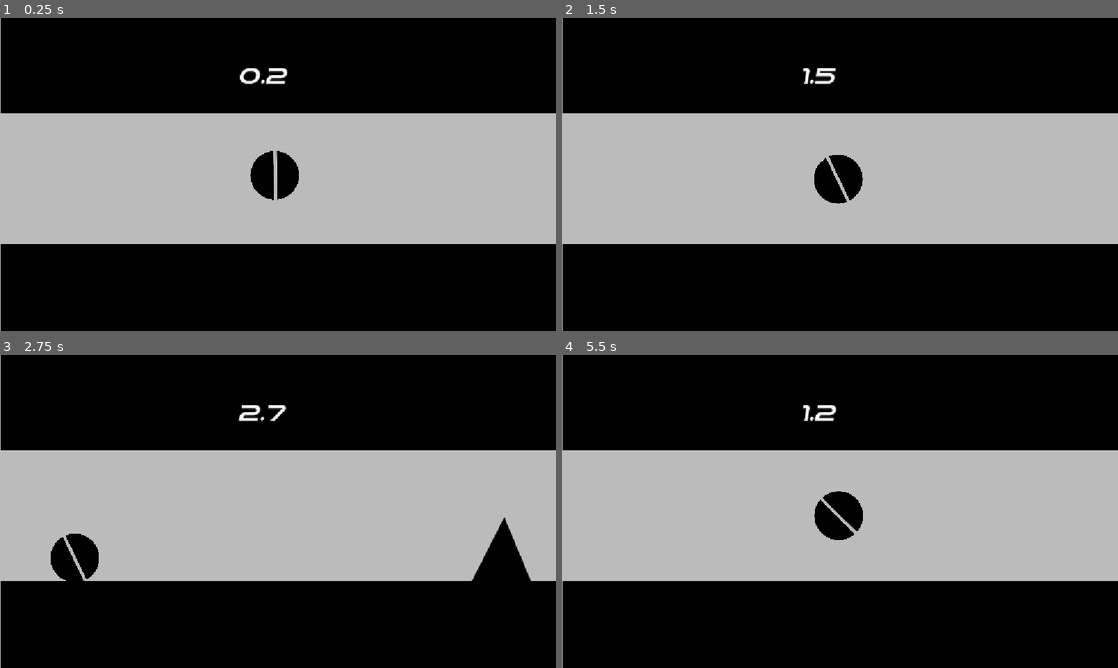
Above: before the commit, frames 1-4 (two rows, left to right).
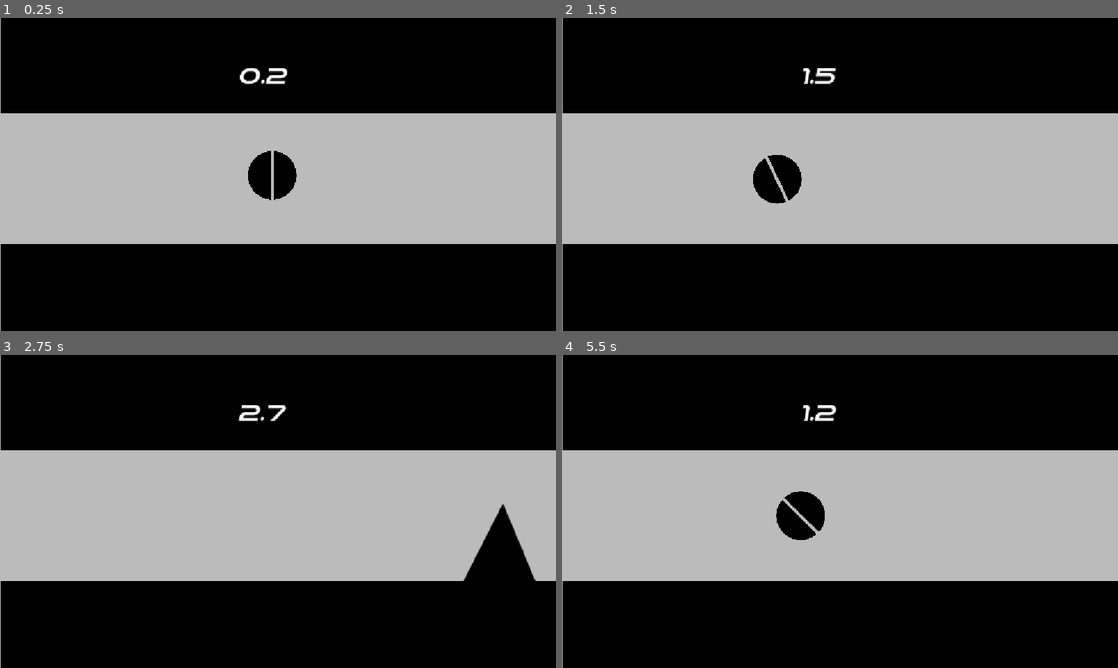
Above: after the commit, the same moments.

Repository: Martycat111/Bingbong
Game: Godot game, scene res://Scenes/game.tscn
Two runs of this game, one before a commit and one after it. Both use one fixed random seed, a clock stepped at 60 frames per second and the inputs below.
Inputs:
- Up to frame 1 (0.25 s): no input
- Up to frame 2 (1.5 s): hold Left (rotate clockwise) 0.53-1.28 s; tap Right (rotate counterclockwise) at 1.35 s
- Up to frame 3 (2.75 s): hold Space (shoot) from 2.03 s (still down)
- Up to frame 4 (5.5 s): release Space (shoot) at 2.78 s; tap Left (rotate clockwise) at 2.85 s; click "Play Again" at 3.5 s; click "Play" at 4.25 s; hold Right (rotate counterclockwise) from 5.03 s (still down)

The runs differ from the first frame. In frame 1, 0.3% of the frame differs, in the area x 44-54%, y 42-59%; in frame 2, 2.0%, in the area x 34-55%, y 43-60%; in frame 3, 1.6%; in frame 4, 1.7%.

Commit message:
Always go back

Diff:
--- a/Scenes/Obstacle.tscn
+++ b/Scenes/Obstacle.tscn
@@ -6,7 +6,7 @@
 [sub_resource type="PhysicsMaterial" id="PhysicsMaterial_2sxyv"]
 
 [node name="Obstacle" type="StaticBody2D" unique_id=1369354784]
-scale = Vector2(1.5, 1.5)
+scale = Vector2(1.8, 1.8)
 physics_material_override = SubResource("PhysicsMaterial_2sxyv")
 script = ExtResource("2_2sxyv")
 
--- a/Scenes/player_bingbong.gd
+++ b/Scenes/player_bingbong.gd
@@ -25,6 +25,7 @@
 		velocity.x += 500 * delta
 	if velocity.y < 0:
 		velocity.y += 500 * delta
+	velocity.x -= 10
 	move_and_slide()
 
 
--- a/Scripts/spawner.gd
+++ b/Scripts/spawner.gd
@@ -8,6 +8,10 @@
 
 var player_scene = load("res://Scenes/Player.tscn")
 
+var time = 0
+
+var reverse_time = time + randi_range(5, 20)
+
 @onready var top_obstacles = get_node("top")
 @onready var bottom_obstacles = get_node("bottom")
 
@@ -16,6 +20,10 @@
 	var instance = player_scene.instantiate()
 	self.add_child(instance)
 
+func reverse():
+	print("reverse")
+	reverse_time = time + randi_range(5, 20)
+	Globals.reversed = !Globals.reversed
 
 func spawn():
 	Globals.speed_multiplier += 0.1
@@ -27,13 +35,15 @@
 		bottom_obstacles.add_child(instance)
 
 func _process(delta: float) -> void:
+	time += delta
 	time_since_spawn += delta
 	if time_since_spawn > time_between_spawns *  1 - (Globals.speed_multiplier - 1):
 		time_since_spawn = 0
 		spawn()
+	if time > reverse_time:
+		reverse()
 
 func _on_play_body_exited(body: Node2D) -> void:
 	if body.name == "PlayerBingbong":
-		print("killplayer")
 		body.offscreen()
 		get_tree().change_scene_to_file("res://Scenes/Score.tscn")
--- a/globals.gd
+++ b/globals.gd
@@ -3,3 +3,5 @@
 var speed_multiplier = 1
 
 var score = 0
+
+var reversed = false
